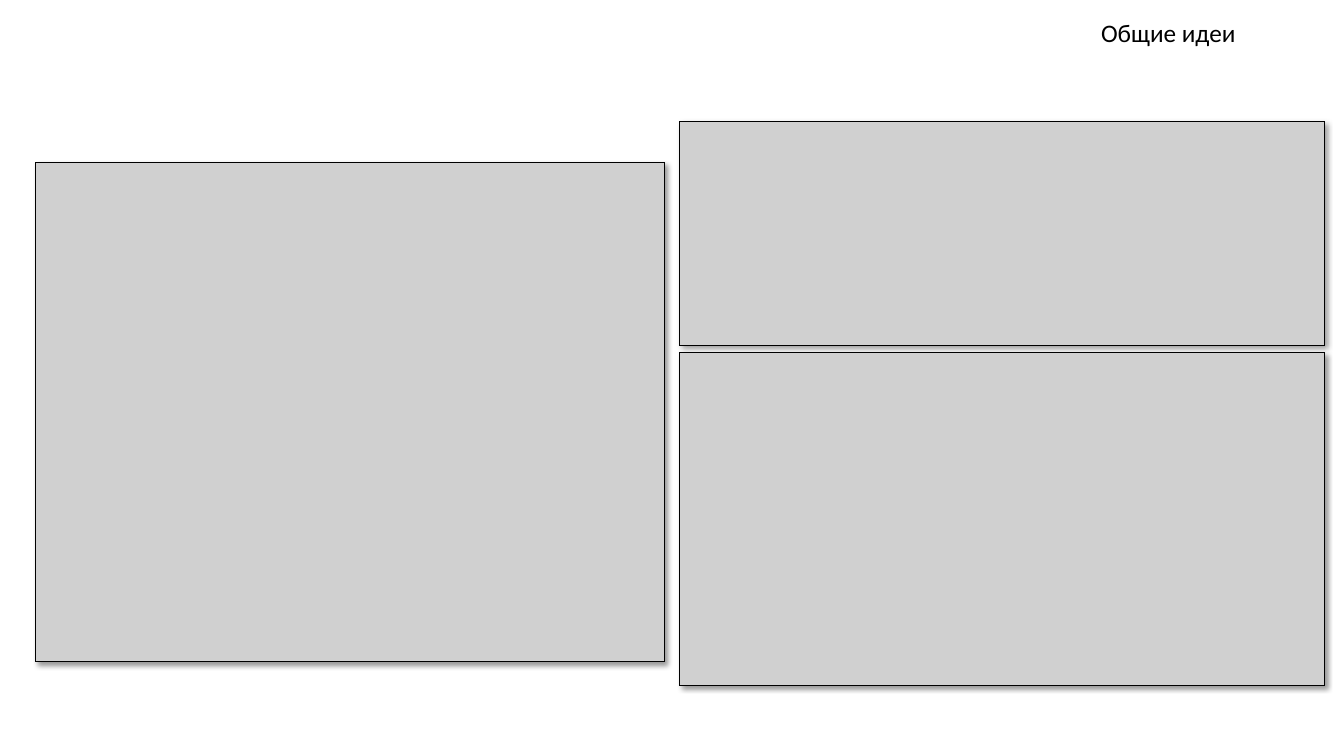
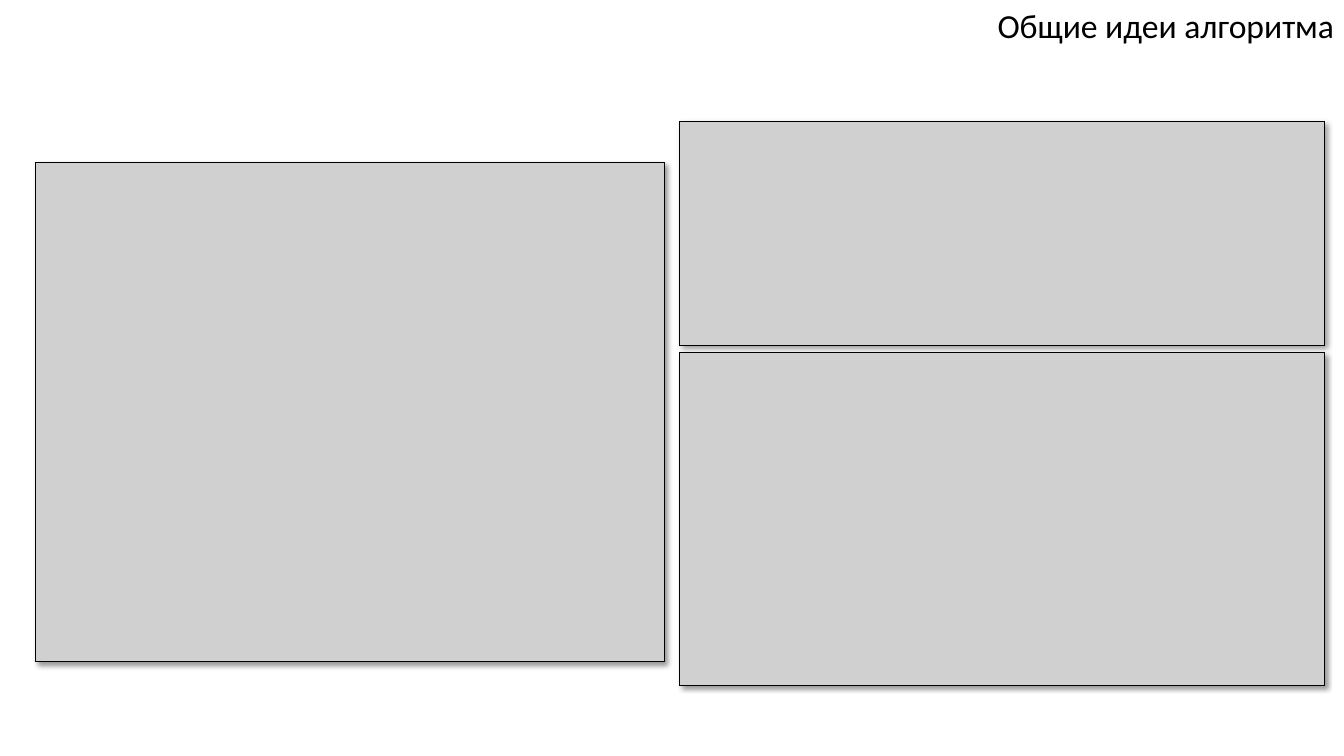
Before and after one commit to ukoloff/these, a slide deck: slide 5 of article/pcgtsp.pptx (slide 4 before the commit). Drawn at 1344x756 pixels with LibreOffice and Linux fonts; fonts in the diff are those of the drawing; grey boxes stand for pictures. Boxes give left, top, right and bottom in pixels: in the first picture for what was removed or moved away, otherwise in the second. Text is boxed around its words. In the diff, an @@ line names an element or a change of style, - is before the commit and + after.

```diff
--- a/article/pcgtsp.pptx
+++ b/article/pcgtsp.pptx
@@ text at box(998, 15, 1334, 44): text changed; size 18 to 24 pt @@
-Общие идеи
+Общие идеи алгоритма
```
Also in this commit, not shown: 7 other slides changed, 1 slide added.
